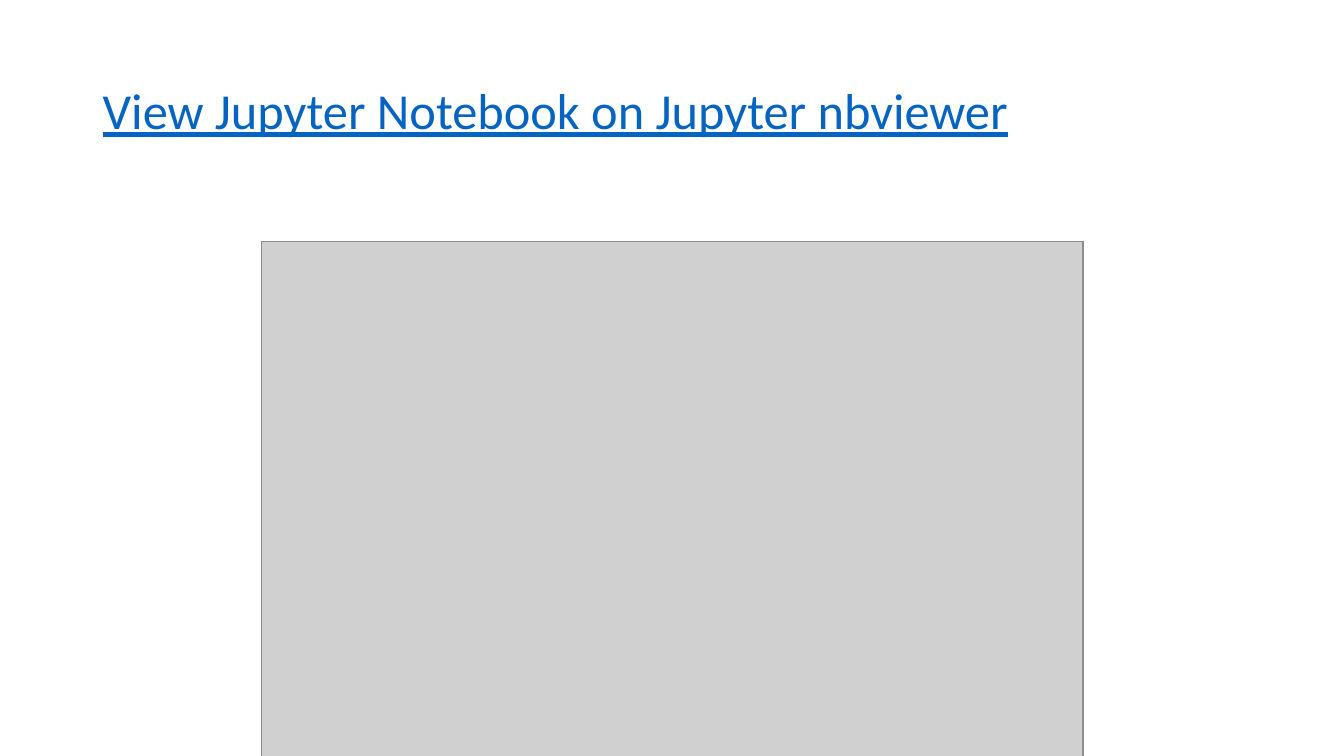
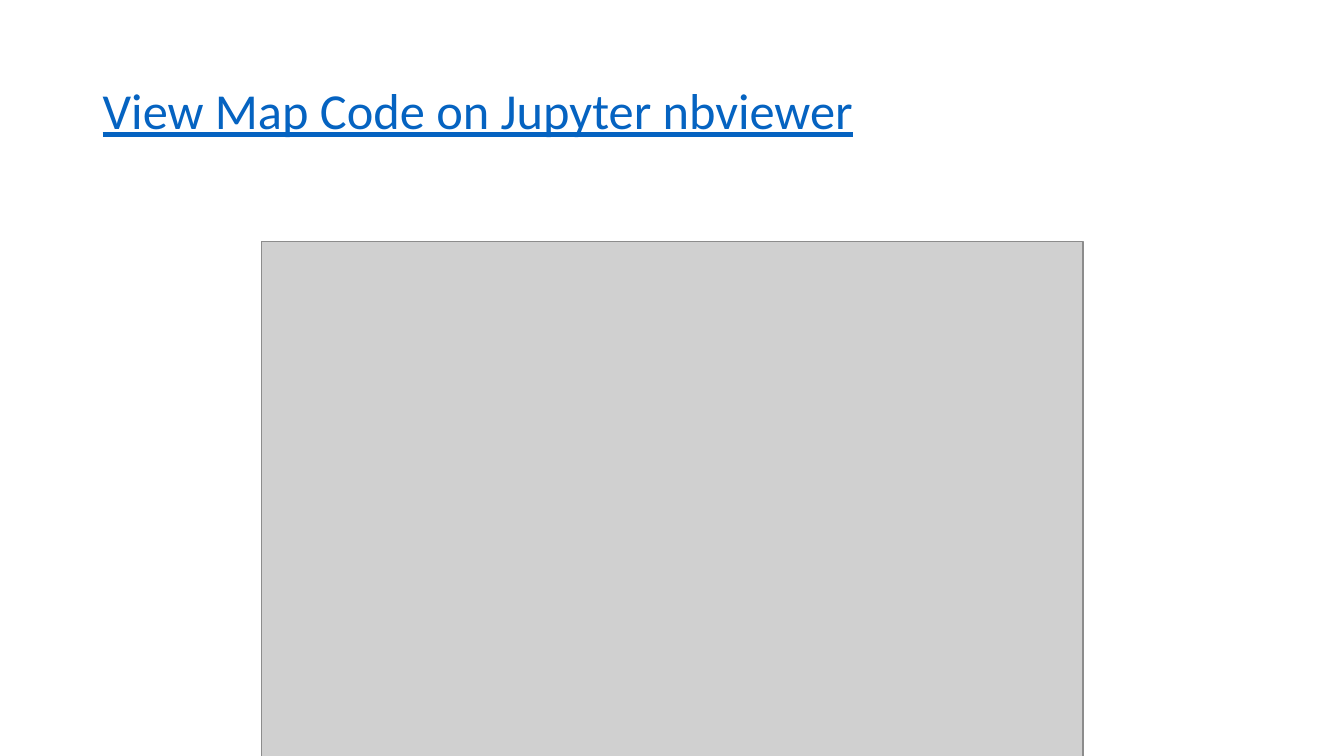
Before and after one commit to atjhsieh/Project-1, a slide deck: slide 13 of Project 1 US Maps Comparisons.pptx (slide 1 before the commit). Drawn at 1344x756 pixels with LibreOffice and Linux fonts; fonts in the diff are those of the drawing; grey boxes stand for pictures. Boxes give left, top, right and bottom in pixels: in the first picture for what was removed or moved away, otherwise in the second. Text is boxed around its words. In the diff, an @@ line names an element or a change of style, - is before the commit and + after.

```diff
--- a/Project 1 US Maps Comparisons.pptx
+++ b/Project 1 US Maps Comparisons.pptx
@@ title at bbox=[103, 94, 853, 137]: text changed @@
-View Jupyter Notebook on Jupyter nbviewer
+View Map Code on Jupyter nbviewer
```
Also in this commit, not shown: 28 other slides changed, 13 slides added.
